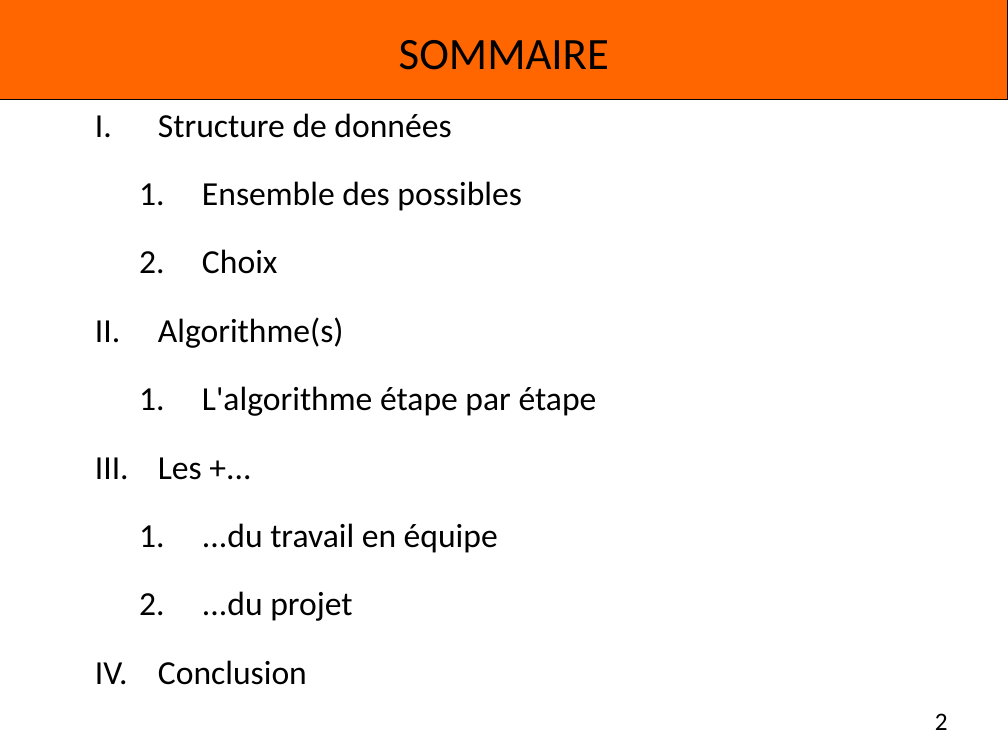
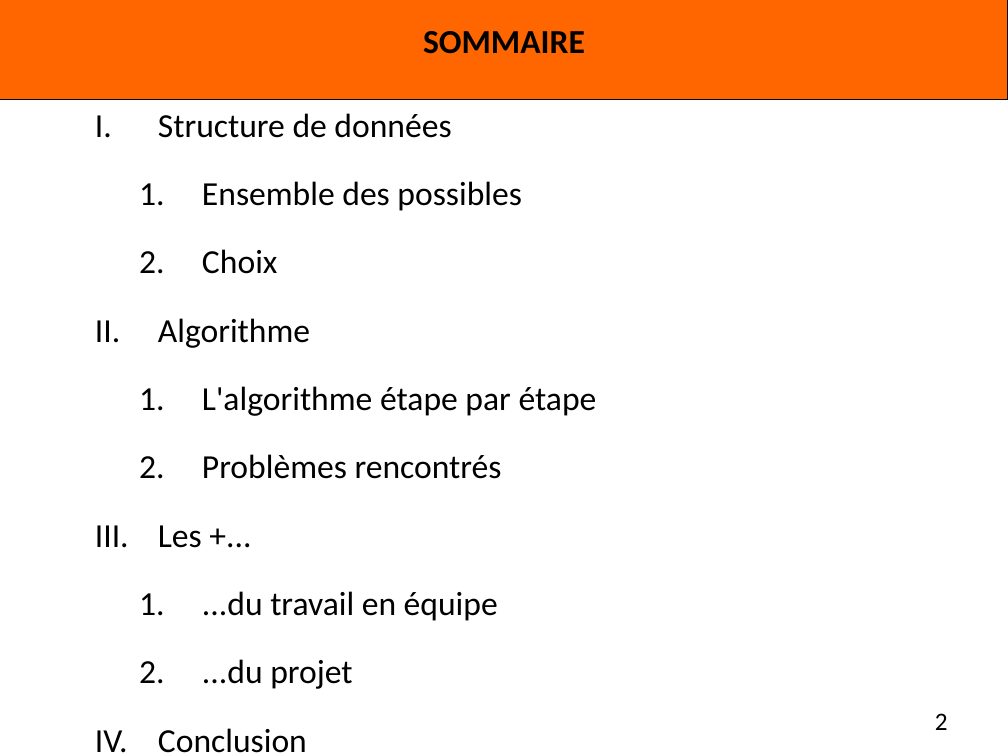
Before and after one commit to Miaxos/Polux, a slide deck: slide 2 of diapo_Presentation_poqb_soutenance_vendredi_15_janvier_2016.odp. Drawn at 1008x756 pixels with LibreOffice and Linux fonts; fonts in the diff are those of the drawing; background and template pictures are left out. Boxes give left, top, right and bottom in pixels: in the first picture for what was removed or moved away, otherwise in the second. Text is boxed around its words. In the diff, an @@ line names an element or a change of style, - is before the commit and + after.

```diff
--- a/diapo_Presentation_poqb_soutenance_vendredi_15_janvier_2016.odp
+++ b/diapo_Presentation_poqb_soutenance_vendredi_15_janvier_2016.odp
@@ title "SOMMAIRE": place and size @@
-title "SOMMAIRE" at [399,40,609,70]
+title "SOMMAIRE" at [423,31,585,54]
@@ title "SOMMAIRE" at [423,31,585,54]: size 32 to 24 pt, bold on; vertical alignment top to middle @@
@@ text at [158,318,310,348]: text changed @@
-II. Algorithme(s)
+II. Algorithme
@@ text at [202,454,502,479]: paragraph added @@
+  2. Problèmes rencontrés
```
Also in this commit, not shown: 14 other slides changed.
